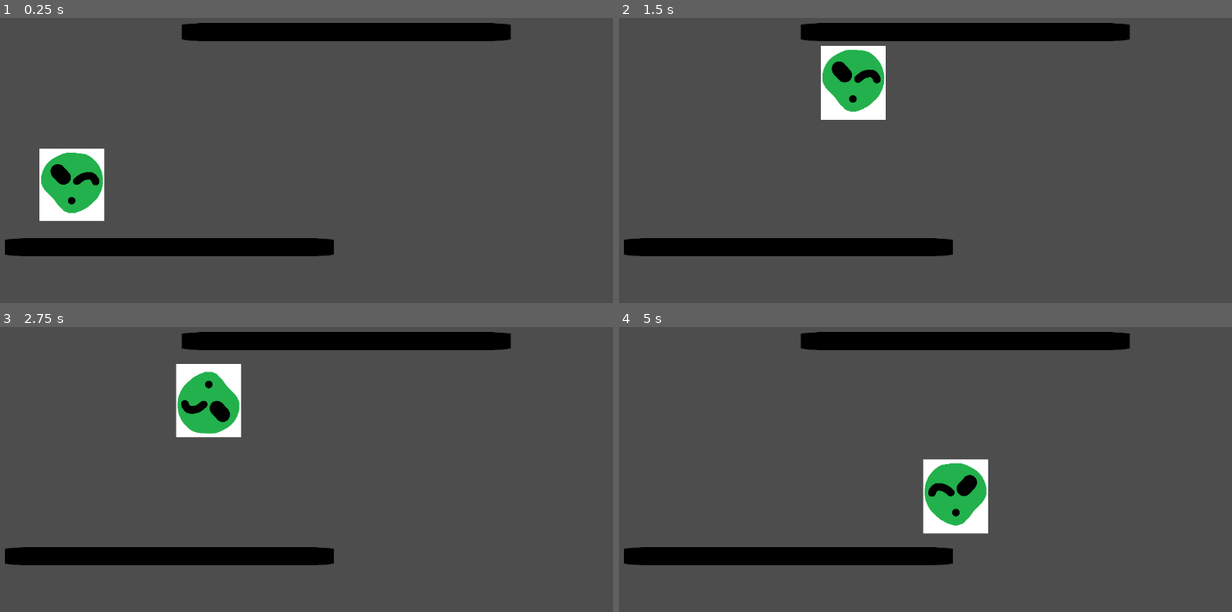
Above: before the commit, frames 1-4 (two rows, left to right).
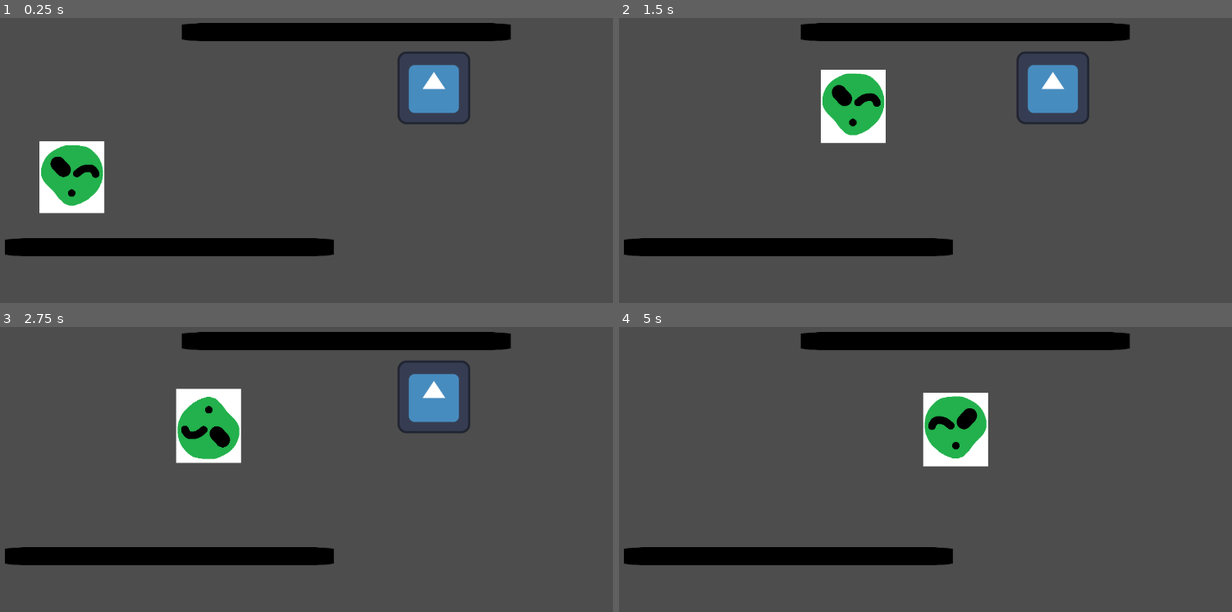
Above: after the commit, the same moments.

Repository: mustard221/GamesNow
Game: Godot game, scene res://Moving.tscn
Two runs of this game, one before a commit and one after it. Both use one fixed random seed, a clock stepped at 60 frames per second and the inputs below. The engine's default icon, where the game draws it, is replaced by a stand-in: a white triangle on a blue panel in a dark square.
Inputs:
- Up to frame 1 (0.25 s): no input
- Up to frame 2 (1.5 s): hold D (RIGHT) from 0.53 s (still down); tap Q (SWITCH) at 0.6, 1.35 s; tap Space (JUMP) at 0.77 s
- Up to frame 3 (2.75 s): tap Space (JUMP) at 1.52 s; release D (RIGHT) at 2.03 s; hold A (LEFT) from 2.03 s (still down); tap Q (SWITCH) at 2.1 s
- Up to frame 4 (5 s): release A (LEFT) at 2.78 s; hold D (RIGHT) 2.78-4.28 s; tap Q (SWITCH) at 2.85, 3.6, 4.35 s; tap Space (JUMP) at 3.02, 3.77, 4.52 s; hold A (LEFT) from 4.28 s (still down)

The runs differ from the first frame. In frame 1, 3.4% of the frame differs, in the area x 6-77%, y 11-72%; in frame 2, 4.8%; in frame 3, 4.9%; in frame 4, 5.1%, in the area x 49-61%, y 23-73%.

Commit message:
got the collect item working and create main for  UI

Diff:
--- /dev/null
+++ b/gamejammovementtest1/Items.tscn
@@ -0,0 +1,22 @@
+[gd_scene load_steps=4 format=3 uid="uid://smx3s44rd2uj"]
+
+[ext_resource type="Script" path="res://item.gd" id="1_757m3"]
+[ext_resource type="Texture2D" uid="uid://deyo0lkjg22yg" path="res://icon.svg" id="2_vo6sk"]
+
+[sub_resource type="RectangleShape2D" id="RectangleShape2D_oux4y"]
+size = Vector2(131, 129)
+
+[node name="Node2D" type="Node2D"]
+script = ExtResource("1_757m3")
+
+[node name="Area2D" type="Area2D" parent="."]
+position = Vector2(146, 133)
+
+[node name="Sprite2D" type="Sprite2D" parent="Area2D"]
+texture = ExtResource("2_vo6sk")
+
+[node name="CollisionShape2D" type="CollisionShape2D" parent="Area2D"]
+position = Vector2(0.5, 0.5)
+shape = SubResource("RectangleShape2D_oux4y")
+
+[connection signal="body_entered" from="Area2D" to="." method="_on_area_2d_body_entered"]
--- a/gamejammovementtest1/Moving.tscn
+++ b/gamejammovementtest1/Moving.tscn
@@ -1,8 +1,9 @@
-[gd_scene load_steps=8 format=3 uid="uid://bx2jtl4f3npd2"]
+[gd_scene load_steps=11 format=3 uid="uid://bx2jtl4f3npd2"]
 
 [ext_resource type="Script" path="res://Player.gd" id="1_eoixu"]
 [ext_resource type="Texture2D" uid="uid://gdkba5y0ls2i" path="res://alien_testImage.png" id="2_4hq3f"]
 [ext_resource type="Texture2D" uid="uid://deyo0lkjg22yg" path="res://icon.svg" id="3_l62bw"]
+[ext_resource type="Script" path="res://item.gd" id="4_4ftro"]
 
 [sub_resource type="CapsuleShape2D" id="CapsuleShape2D_451oq"]
 radius = 15.0
@@ -12,6 +13,12 @@
 [sub_resource type="CanvasItemMaterial" id="CanvasItemMaterial_4i8wt"]
 
 [sub_resource type="RectangleShape2D" id="RectangleShape2D_idav8"]
+
+[sub_resource type="RectangleShape2D" id="RectangleShape2D_0lltr"]
+size = Vector2(1168, 665)
+
+[sub_resource type="RectangleShape2D" id="RectangleShape2D_vcxss"]
+size = Vector2(131, 129)
 
 [node name="Node2D" type="Node2D"]
 
@@ -58,3 +65,25 @@
 self_modulate = Color(0, 0, 0, 1)
 scale = Vector2(0.157416, 0.139352)
 texture = ExtResource("3_l62bw")
+
+[node name="Area2D" type="Area2D" parent="."]
+gravity_space_override = 2
+gravity_point_unit_distance = 412.09
+gravity = 450.0
+
+[node name="CollisionShape2D" type="CollisionShape2D" parent="Area2D"]
+position = Vector2(574, 322.5)
+shape = SubResource("RectangleShape2D_0lltr")
+
+[node name="Area2D2" type="Area2D" parent="."]
+position = Vector2(810, 270)
+script = ExtResource("4_4ftro")
+
+[node name="Sprite2D" type="Sprite2D" parent="Area2D2"]
+texture = ExtResource("3_l62bw")
+
+[node name="CollisionShape2D" type="CollisionShape2D" parent="Area2D2"]
+position = Vector2(0.5, 0.5)
+shape = SubResource("RectangleShape2D_vcxss")
+
+[connection signal="body_entered" from="Area2D2" to="Area2D2" method="_on_body_entered"]
--- a/gamejammovementtest1/Player.gd
+++ b/gamejammovementtest1/Player.gd
@@ -36,6 +36,7 @@
 				GRAV_DIR.DOWN:
 					up_direction = Vector2.UP
 			velocity += -up_direction * grav
+
 	if Input.is_action_just_pressed("SWITCH"):
 		is_flipped = !is_flipped
 
--- /dev/null
+++ b/gamejammovementtest1/item.gd
@@ -0,0 +1,11 @@
+extends Area2D
+
+
+
+
+
+
+
+func _on_body_entered(body: Node2D) -> void:
+	if body.name == "Player":
+		self.queue_free()
--- /dev/null
+++ b/gamejammovementtest1/main.tscn
@@ -0,0 +1,22 @@
+[gd_scene load_steps=2 format=3 uid="uid://d4ahcnbxnqh5e"]
+
+[sub_resource type="GDScript" id="GDScript_cgmpe"]
+script/source = "extends Node
+
+var items = 0
+
+# Called when the node enters the scene tree for the first time.
+func _ready() -> void:
+
+
+
+	pass # Replace with function body.
+
+
+# Called every frame. 'delta' is the elapsed time since the previous frame.
+func _process(delta: float) -> void:
+	pass
+"
+
+[node name="Main" type="Node"]
+script = SubResource("GDScript_cgmpe")
